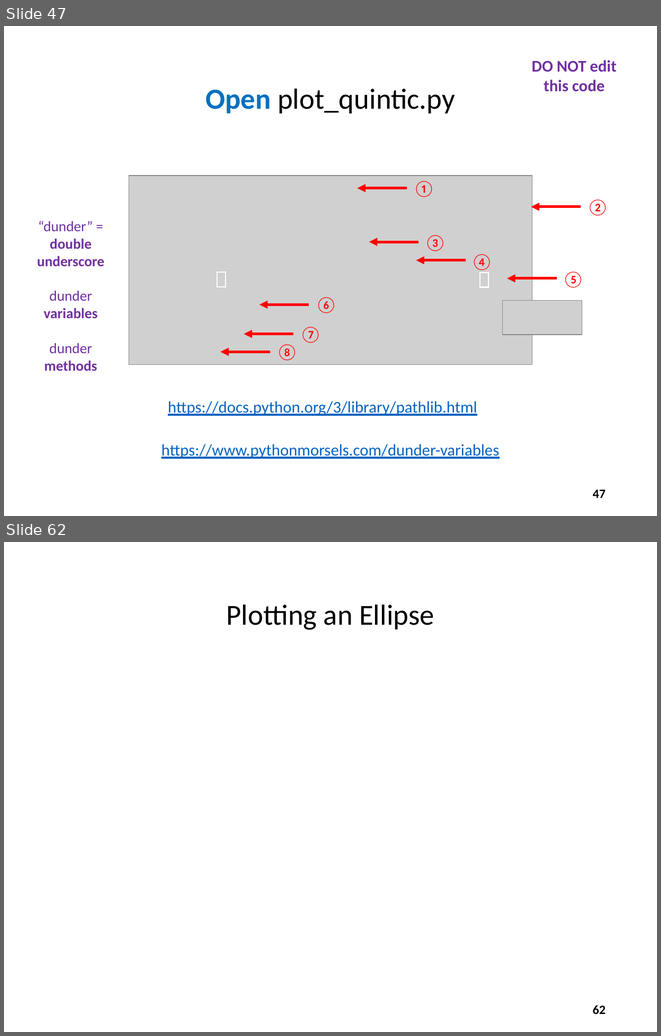
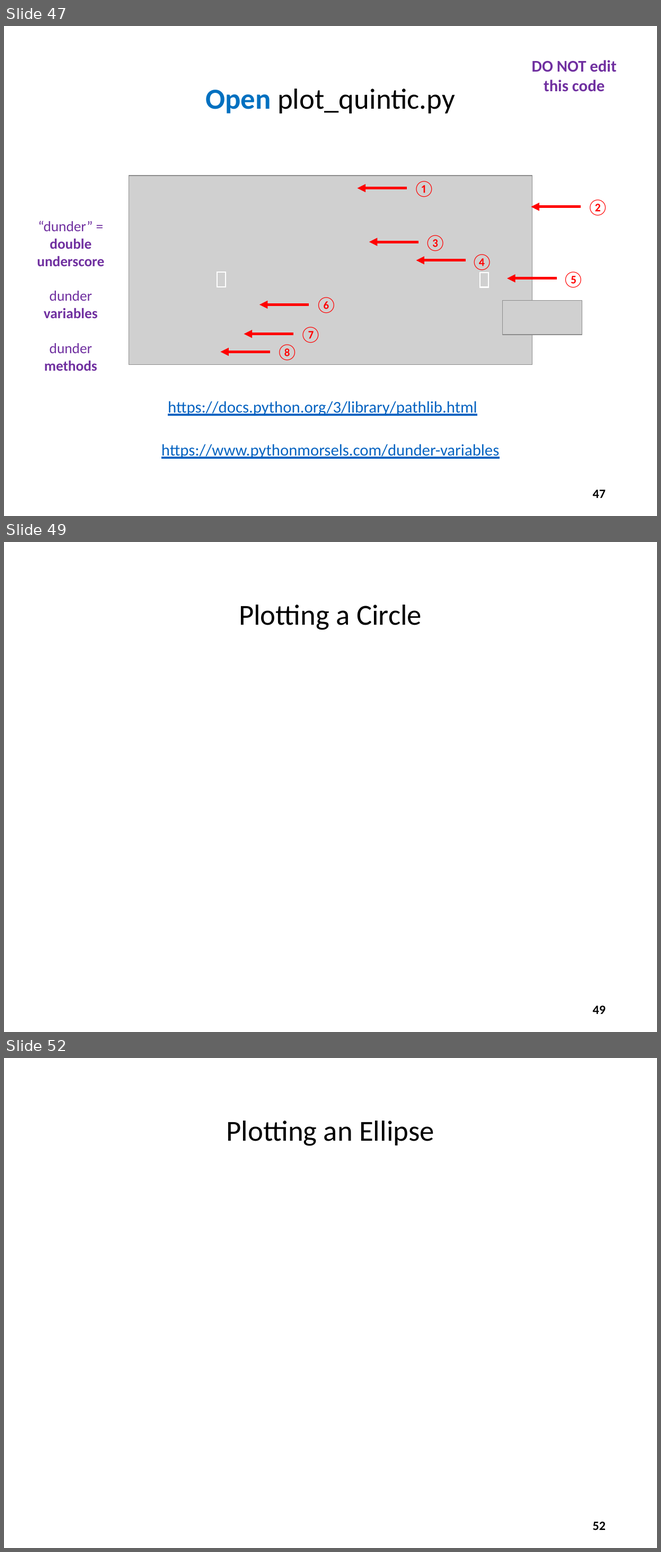
Before and after one commit to dbiersach/scicomp101, a slide deck: Session 05 - Cartesian Graphs and Conic Sections/Session 05 - Cartesian Graphs and Conic Sections.pptx. Shown one above the other, each under a label of ours: slides 47 and 62 before the commit, slides 47, 49 and 52 after it; the slides between them are not shown. The pictures are 661x1036 and 661x1552 pixels, drawn with LibreOffice and Linux fonts; fonts in the diff are those of the drawing; grey boxes stand for pictures. Boxes give left, top, right and bottom in pixels: in the first picture for what was removed or moved away, otherwise in the second. Text is boxed around its words. In the diff, an @@ line names an element or a change of style, - is before the commit and + after.

```diff
--- a/Session 05 - Cartesian Graphs and Conic Sections/Session 05 - Cartesian Graphs and Conic Sections.pptx
+++ b/Session 05 - Cartesian Graphs and Conic Sections/Session 05 - Cartesian Graphs and Conic Sections.pptx
@@ slide 49 added at [4,542,657,1032], background #FFFFFF @@
@@ title added at [239,605,422,630], 32 pt, text #000000 @@
+Plotting a Circle
@@ page number added at [593,1005,606,1014], 14 pt, text #000000, bold @@
+49
@@ what was slide 62 is now slide 52 @@
@@ page number at [593,1521,606,1530]: text changed @@
-62
+52
```
Also in this commit, not shown: 11 slides changed, 1 other slide added, 29 slides removed.
